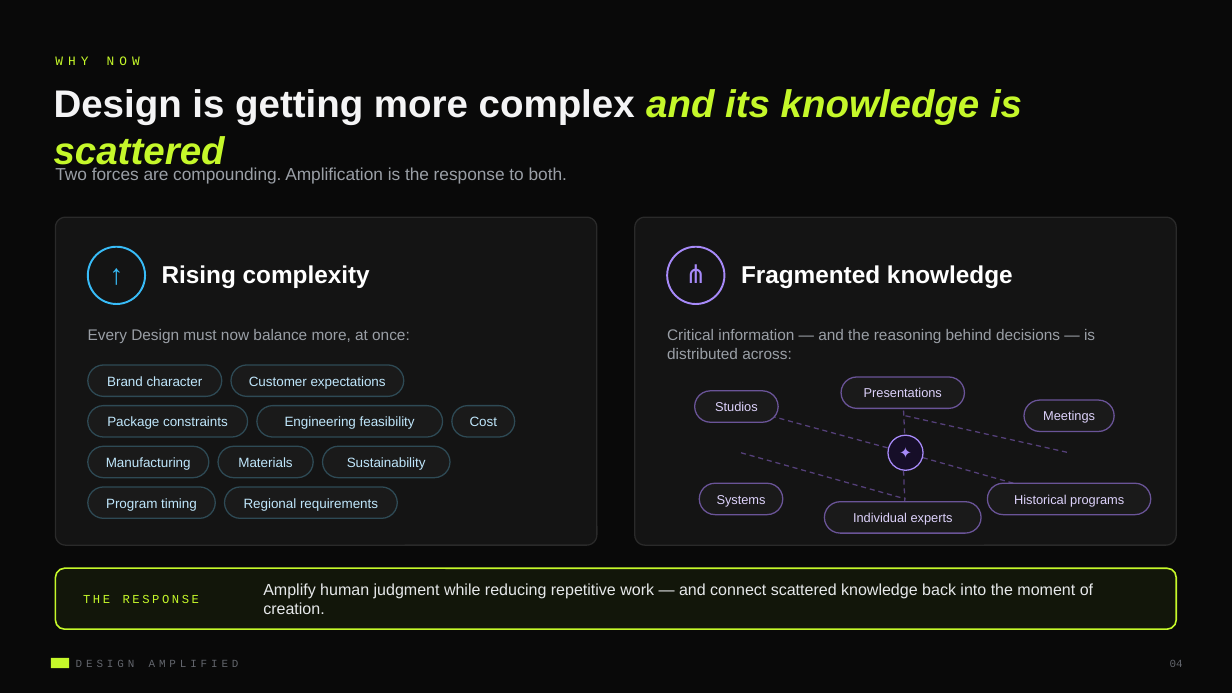
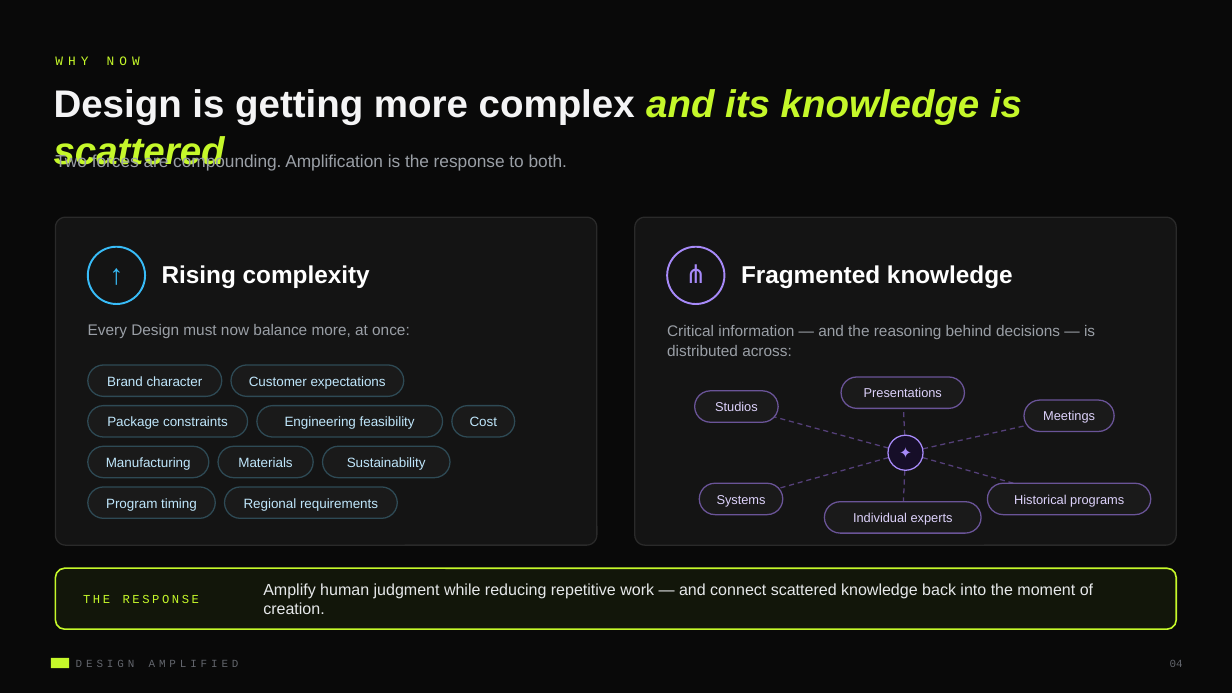
Before and after one commit to LG-Succe55/CLAUDE, a slide deck: slide 4 of Design_Amplified.pptx. Drawn at 1232x693 pixels with LibreOffice and Linux fonts; fonts in the diff are those of the drawing. Boxes give left, top, right and bottom in pixels: in the first picture for what was removed or moved away, otherwise in the second. Text is boxed around its words. In the diff, an @@ line names an element or a change of style, - is before the commit and + after.

```diff
--- a/Design_Amplified.pptx
+++ b/Design_Amplified.pptx
@@ vertical alignment middle to top in 3 elements at (55,153,567,171), (88,324,410,338), (667,325,1095,356) @@
@@ 4 lines: place and size @@
-4 lines at (737,393,1069,499)
+4 lines at (737,393,1069,499)
```
Also in this commit, not shown: 16 other slides changed, 1 other file.
